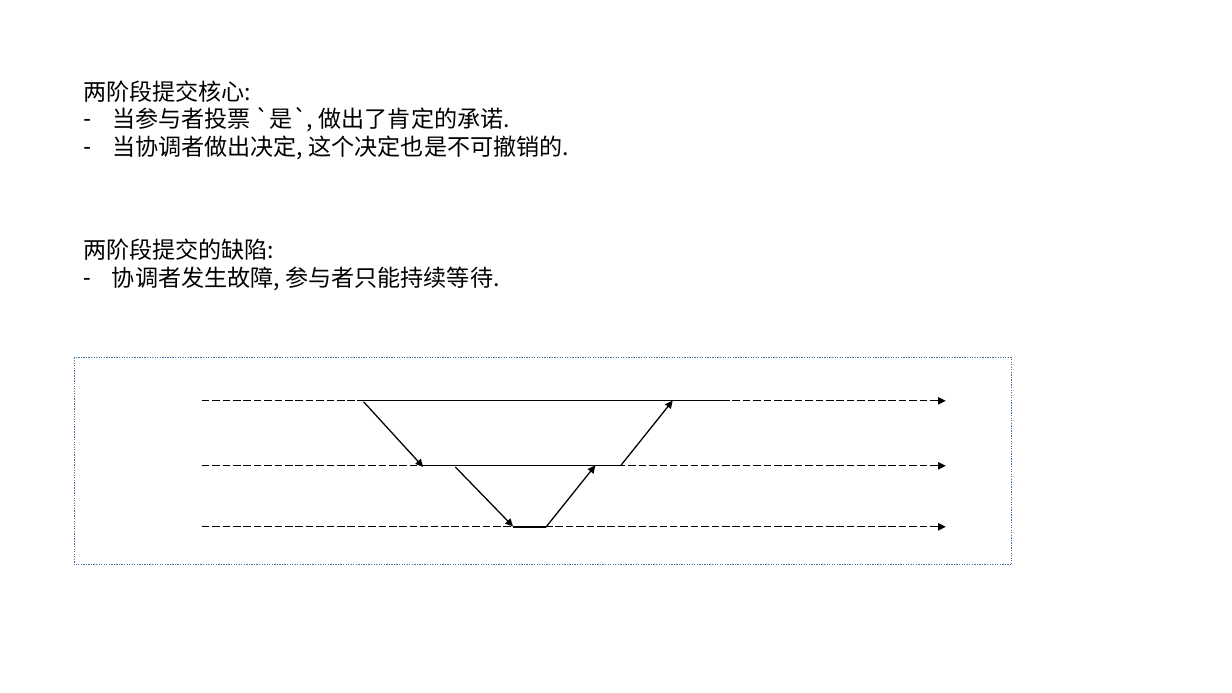
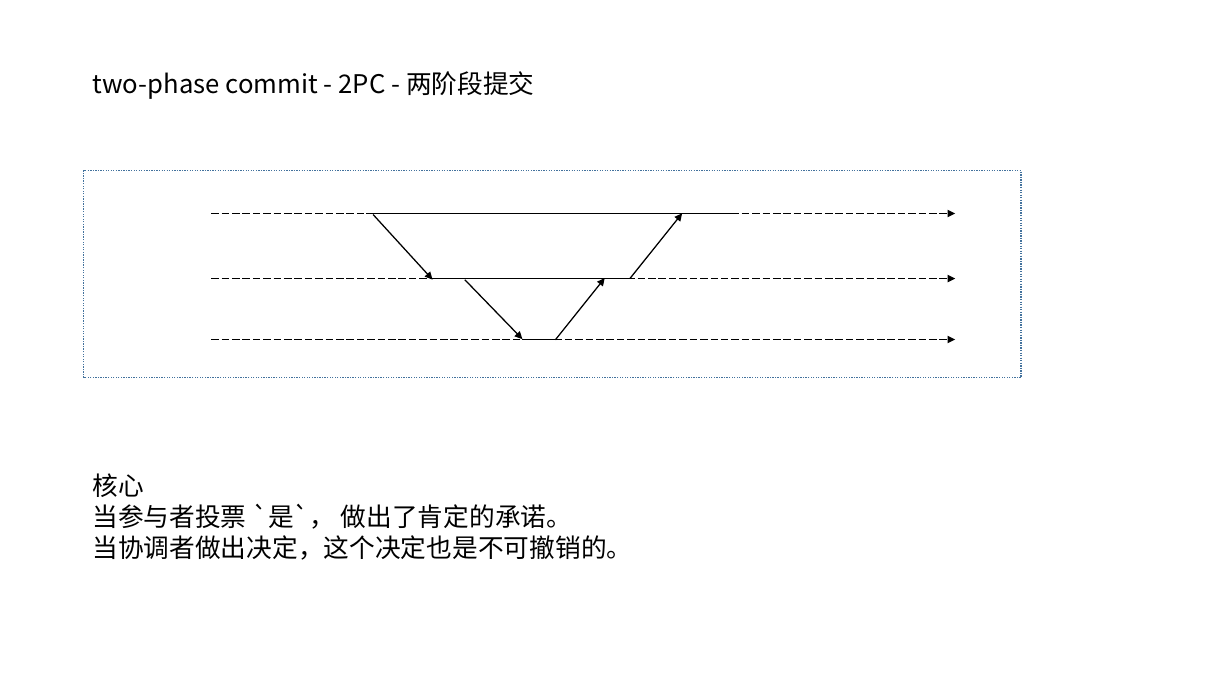
Before and after one commit to zozospider/note, a slide deck: slide 19 of data-system/ZooKeeper_share1_v3.pptx. Drawn at 1232x693 pixels with LibreOffice and Linux fonts; fonts in the diff are those of the drawing. Boxes give left, top, right and bottom in pixels: in the first picture for what was removed or moved away, otherwise in the second. Text is boxed around its words. In the diff, an @@ line names an element or a change of style, - is before the commit and + after.

```diff
--- a/data-system/ZooKeeper_share1_v3.pptx
+++ b/data-system/ZooKeeper_share1_v3.pptx
@@ text added at bbox=[93, 71, 535, 99], 20 pt, text #000000 @@
+two-phase commit - 2PC - 两阶段提交
@@ text removed at bbox=[83, 238, 499, 290] @@
-两阶段提交的缺陷:
-– 协调者发生故障, 参与者只能持续等待.
@@ arrow moved from (201, 466) - (946, 466) to (212, 213) - (956, 213) @@
@@ 2 lines, 1 arrow: place and size @@
-2 lines, 1 arrow at bbox=[357, 401, 723, 467]
+2 lines, 1 arrow at bbox=[366, 213, 732, 280]
@@ arrow moved from (546, 528) - (595, 466) to (630, 278) - (682, 213) @@
@@ arrow moved from (201, 527) - (946, 527) to (212, 278) - (956, 278) @@
@@ 1 rectangle, 1 line, 1 arrow: place and size @@
-1 rectangle, 1 line, 1 arrow at bbox=[74, 358, 1012, 565]
+1 rectangle, 1 line, 1 arrow at bbox=[83, 171, 1021, 378]
@@ arrow moved from (621, 466) - (673, 401) to (555, 340) - (604, 278) @@
@@ arrow moved from (201, 401) - (946, 401) to (212, 339) - (956, 339) @@
@@ text at bbox=[92, 473, 632, 560]: text changed; size 18 to 20 pt @@
-两阶段提交核心:
-– 当参与者投票 `是`, 做出了肯定的承诺.
-– 当协调者做出决定, 这个决定也是不可撤销的.
+核心
+当参与者投票 `是`， 做出了肯定的承诺。
+当协调者做出决定，这个决定也是不可撤销的。
```
Also in this commit, not shown: 13 other slides changed, 2 slides added, 1 slide removed.
